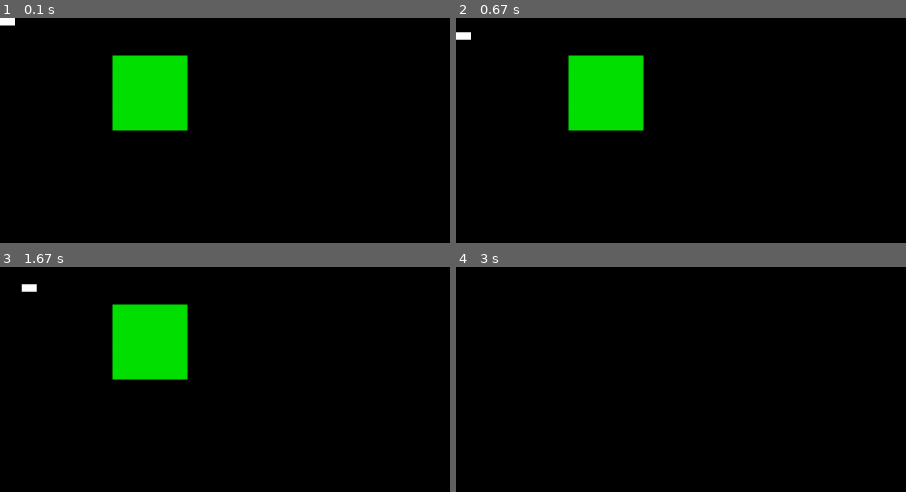
Above: before the commit, frames 1-4 (two rows, left to right).
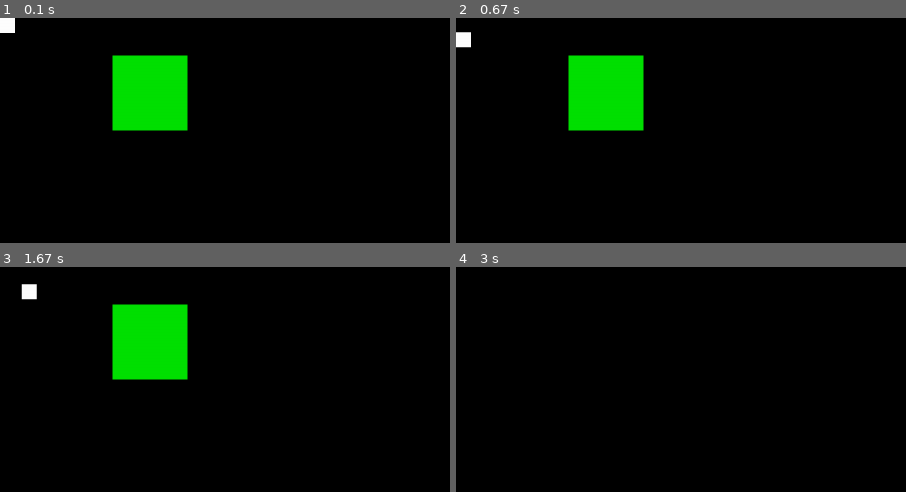
Above: after the commit, the same moments.

Repository: artieur262/jeu-sur-pygme-WIP-pas-de-nom
Game: pygame game, started from main.py
Same seed, same stepped clock (60 frames per second), same inputs: the game is played once before the commit and once after it.
Inputs (mouse positions are % of the whole screen's width and height, from its top left):
- Up to frame 1 (0.1 s): no input
- Up to frame 2 (0.67 s): hold S from 0.33 s (still down); move the mouse to (48, 62) at 0.37 s
- Up to frame 3 (1.67 s): release S at 0.8 s; tap F12 at 0.83 s; hold D from 1.17 s (still down); move the mouse to (33, 73) at 1.2 s; tap Z at 1.23, 1.53 s
- Up to frame 4 (3 s): release D at 1.8 s; hold S 1.83-2.2 s; move the mouse to (54, 62) at 1.87 s; tap Z at 1.9, 2.3, 2.6 s; hold D 2.23-2.7 s; move the mouse to (24, 81) at 2.27 s; tap 2 at 2.73 s
The pictures show only the part of the screen within x 0-50%, y 0-50%; the shares and areas given below are measured in that part.

The runs differ from the first frame. In frame 1, 0.1% of the frame differs, in the area x 0-4%, y 3-7%; in frame 2, 0.1%; in frame 3, 0.1%, in the area x 4-9%, y 10-15%; in frame 4, nothing differs.

Commit message:
changement de taille du jouer selon la face

Diff:
--- a/main.py
+++ b/main.py
@@ -25,7 +25,7 @@
     map=game.map
     # map.add_plateforme(Plateforme([120, 0, 50], (10, 100, 100), (0, 0, 255)))
     map.add_plateforme(Plateforme([0, 150, 50], (10, 100, 100), (0,225,0)))
-    map.add_playeur(Playeur([0, 0, 0], (20, 20, 10), (255,255,255)))
+    map.add_playeur(Playeur([0, 0, 0], 20, (255,255,255)))
     game.set_plan(0)
     game.run()
     pygame.quit()
--- a/py/block/playeur.py
+++ b/py/block/playeur.py
@@ -6,6 +6,29 @@
         Zone (Zone): est la zone de l'objet graphique
     """
 
-    def __init__(self, coordonnee: list[int], taille: tuple[int, int, int], couleur: tuple[int, int, int]):
+    def __init__(self, coordonnee: list[int], taille: int, couleur: tuple[int, int, int]):
         """initialise le bouton"""
-        super().__init__(coordonnee, taille, couleur)
+        self.taille_carrer = taille
+        super().__init__(coordonnee, (taille, taille, taille), couleur)
+        self.face=2
+
+    def actualiser_taille(self) -> None:
+        """actualise la taille de la plateforme"""
+        match self.face:
+            case 0:
+                self.taille = (1, self.taille_carrer, self.taille_carrer)
+            case 1:
+                self.taille = (self.taille_carrer, 1, self.taille_carrer)
+            case 2:
+                self.taille = (self.taille_carrer, self.taille_carrer, 1)
+
+
+    def set_taille(self, taille: tuple[int, int]) -> None:
+        """set la taille de la plateforme"""
+        self.taille_carrer = taille
+        self.actualiser_taille()
+
+    def set_face(self, face: int) -> None:
+        """set la face de la plateforme"""
+        self.face = face
+        self.actualiser_taille()
--- /dev/null
+++ b/py/game/camera.py
@@ -0,0 +1 @@
+from py.objet.zone import Zone2D
--- a/py/game/game.py
+++ b/py/game/game.py
@@ -70,6 +70,7 @@
     def set_plan(self, plan:int) -> None:
         """set le plan"""
         self.__plan_actuel = plan
+        self.map.get_playeur().set_face(plan)
 
     def deplacer_dans_plan(self,direction:tuple[int,int], plan:int) -> None:
         """deplace le playeur selons les touches du clavier"""
@@ -107,16 +108,17 @@
         pygame.display.flip()
 
 
+
     def debug_mode(self) -> None:
         """mode debug"""
         if self.debug:
             cla = self.clavier
             if cla.get_pression(pygame.K_1) == "presser":
-                self.__plan_actuel = 0
+                self.set_plan(0)
             if cla.get_pression(pygame.K_2) == "presser":
-                self.__plan_actuel = 1
+                self.set_plan(1)
             if cla.get_pression(pygame.K_3) == "presser":
-                self.__plan_actuel = 2
+                self.set_plan(2)
 
     def run(self) -> None:
         """lance le jeu"""
